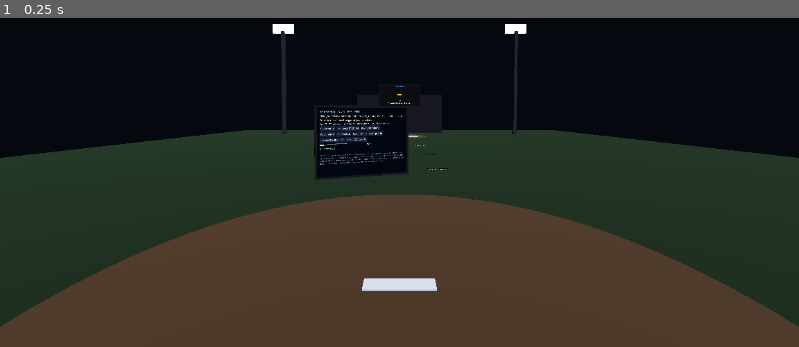
Above: before the commit, frame 1.
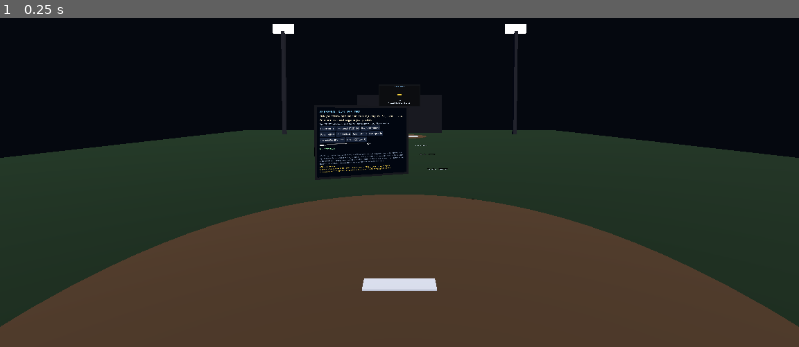
Above: after the commit, the same moment.

Repository: SibioJak/vr-baseball-duel
Game: Godot game, scene res://main.tscn
The game is run twice, just before and just after one commit, with the same random seed, the same clock (stepped at 60 frames per second) and the same inputs.
Inputs:
- Up to frame 1 (0.25 s): no input

The runs differ from the first frame. In frame 1, less than 0.1% of the frame differs, in the area x 40-49%, y 44-48%.

Commit message:
Fix dead controllers on hardware: bind OpenXR user-path tracker names + panel DEBUG block
The controllers asked XRServer for trackers named left_hand/right_hand.
No such trackers exist in the real OpenXR runtime - the hand trackers
register under the user paths /user/hand/left and /user/hand/right
(exactly what PVLDS uses on this same PC/Quest/Virtual Desktop setup,
where its controllers and beam work). With the wrong names the
XRController3D nodes never received a pose, get_is_active() stayed
false forever, and the reps, beam, and held ball (all children/gated on
those nodes) never appeared in the headset. Action map, project XR
settings, and pose names (grip_pose/aim_pose, as bound in the shared
action map) were diffed against PVLDS and were already identical.

Why tests missed it: render_spawn_view fed fake XRPositionalTrackers
under the same wrong names, so the harness validated the bug. The test
now feeds the real runtime names and asserts production controllers are
bound to them (regression guard), growing 17 -> 24 checks.

Also adds a temporary DEBUG block at the bottom of the panel, updated
~10x/sec: per hand it shows tracker FOUND/MISSING, pose POSE-OK/NO-POSE,
controller active flags, live position, and grip/trigger values - so one
screenshot from the headset names the dead link if anything is still
wrong. Bindings and controls semantics unchanged; panel controls list
and README needed no edits.

Verified (Godot 4.7 headless + Xvfb render): clean --import, logic
28/28, smoke 15/15, render 24/24, fresh tests/spawn_view.png eyeballed
(panel legible, beam on panel, both reps + ball visible, DEBUG block
live). Headset behavior itself remains unverified until Chris runs it.

Diff:
--- a/scripts/main.gd
+++ b/scripts/main.gd
@@ -89,6 +89,8 @@
 var watch_row: HBoxContainer
 var boost_slider: HSlider
 var boost_value_label: Label
+var debug_label: Label
+var debug_tick: int = 0
 
 # ---------------------------------------------------------------- sampling
 var holding: bool = false
@@ -263,7 +265,14 @@
 		fallback.look_at(Vector3(0.0, 1.0, PLATE_POS.z), Vector3.UP)
 		fallback.current = true
 	for hand: String in ["L", "R"]:
-		var tracker_name: StringName = &"left_hand" if hand == "L" else &"right_hand"
+		# Tracker names are the OpenXR user paths - this is exactly what
+		# PVLDS (Chris's working launcher, same PC/Quest/VD) uses. The
+		# shipped build used "left_hand"/"right_hand": no such trackers
+		# exist in the real runtime, so on hardware the controllers never
+		# got a pose, get_is_active() stayed false, and the reps/beam/ball
+		# all stayed hidden - while the render test fed fake trackers
+		# under those same wrong names and reported everything alive.
+		var tracker_name: StringName = &"/user/hand/left" if hand == "L" else &"/user/hand/right"
 		var g := XRController3D.new()
 		g.tracker = tracker_name
 		g.pose = &"grip_pose"
@@ -587,6 +596,16 @@
 	controls.text = "CONTROLS - The ball is in your throwing hand (ORANGE band = right hand, CYAN band = left). Throwing h …(315 unchanged characters)…
 	vbox.add_child(controls)
 
+	# DEBUG block (temporary): live XR chain state per hand, so a single
+	# headset screenshot shows exactly which link is dead - tracker
+	# registered? pose tracking? controller active? input values moving?
+	debug_label = Label.new()
+	debug_label.autowrap_mode = TextServer.AUTOWRAP_WORD_SMART
+	debug_label.add_theme_font_size_override("font_size", 17)
+	debug_label.add_theme_color_override("font_color", Color(1.0, 0.85, 0.3))
+	debug_label.text = "DEBUG: waiting for first update..."
+	vbox.add_child(debug_label)
+
 	panel_root = Node3D.new()
 	add_child(panel_root)
 	_box(panel_root, Vector3.ZERO, Vector3(PANEL_M.x + 0.06, PANEL_M.y + 0.06, 0.04), _mat(Color(0.06, 0.07, 0.1)))
@@ -833,6 +852,9 @@
 
 func _physics_process(delta: float) -> void:
 	_update_pointer(delta)
+	debug_tick += 1
+	if debug_tick % 9 == 0:
+		_update_debug()
 	# Controller representations show whenever their controller is tracked.
 	for h: String in ["L", "R"]:
 		var rep: Node3D = ctrl_rep[h]
@@ -1383,6 +1405,35 @@
 	return "L" if throwing_hand == "R" else "R"
 
 
+# DEBUG (temporary): one line per hand tracing the whole input chain -
+# XRServer tracker registered -> pose has tracking data -> controller
+# active -> live position and analog values. If controllers ever go
+# missing again, this block on a screenshot names the dead link.
+func _debug_hand_line(hand: String) -> String:
+	var tname: StringName = &"/user/hand/left" if hand == "L" else &"/user/hand/right"
+	var grip_c: XRController3D = grip_ctrl[hand]
+	var aim_c: XRController3D = aim_ctrl[hand]
+	var tracker: XRPositionalTracker = XRServer.get_tracker(tname)
+	var found: String = "FOUND" if tracker != null else "MISSING"
+	var pose_state: String = "NO-TRACKER"
+	if tracker != null:
+		var pose: XRPose = tracker.get_pose(&"grip_pose")
+		pose_state = "POSE-OK" if pose != null and pose.has_tracking_data else "NO-POSE"
+	var pos: Vector3 = grip_c.global_position
+	return "%s: tracker %s %s | active G:%s A:%s | pos (%.2f, %.2f, %.2f) | grip %.2f trig %.2f" % [
+		hand, found, pose_state,
+		str(grip_c.get_is_active()), str(aim_c.get_is_active()),
+		pos.x, pos.y, pos.z,
+		_input_float(grip_c, &"grip"), _input_float(aim_c, &"trigger")]
+
+
+func _update_debug() -> void:
+	if debug_label == null:
+		return
+	debug_label.text = "DEBUG - xr_ok: %s\n%s\n%s" % [
+		str(xr_ok), _debug_hand_line("L"), _debug_hand_line("R")]
+
+
 func _update_pointer(delta: float) -> void:
 	var off_hand: String = _off_hand()
 	var off_aim: XRController3D = aim_ctrl[off_hand]
--- a/tests/render_spawn_view.gd
+++ b/tests/render_spawn_view.gd
@@ -8,6 +8,11 @@
 ## Feeds fake positional trackers so the XR controllers take the pose a
 ## standing player would have, then asserts the things the first headset
 ## run got wrong - none of which the logic tests could see:
+## SECOND headset run lesson: the fake trackers must use the REAL runtime
+## tracker names ("/user/hand/left", "/user/hand/right" - the OpenXR user
+## paths, same as PVLDS). The first version of this test fed trackers
+## named "left_hand"/"right_hand", matching the production bug exactly,
+## so the harness glowed green while real Touch controllers stayed dead.
 ##   * the held ball is visible from spawn, in the throwing hand
 ##   * both controller representations exist and show while tracked
 ##   * the panel's UI quad sits on the PLAYER side of its backing plate
@@ -89,8 +94,17 @@
 	var l_aim := Transform3D(Basis.looking_at((panel_center - l_aim_pos).normalized(), Vector3.UP), l_aim_pos)
 	var r_aim := Transform3D(Basis.looking_at(Vector3(0.0, -0.12, -1.0).normalized(), Vector3.UP),
 		Vector3(0.24, 1.04, -0.18))
-	feed_tracker(&"left_hand", XRPositionalTracker.TRACKER_HAND_LEFT, l_grip, l_aim)
-	feed_tracker(&"right_hand", XRPositionalTracker.TRACKER_HAND_RIGHT, r_grip, r_aim)
+	feed_tracker(&"/user/hand/left", XRPositionalTracker.TRACKER_HAND_LEFT, l_grip, l_aim)
+	feed_tracker(&"/user/hand/right", XRPositionalTracker.TRACKER_HAND_RIGHT, r_grip, r_aim)
+
+	# Regression guard: production controllers must ask for the tracker
+	# names the real OpenXR runtime registers (PVLDS parity). If anyone
+	# "simplifies" these back to left_hand/right_hand, this fails here
+	# instead of in Chris's headset.
+	check(main.grip_ctrl["L"].tracker == &"/user/hand/left", "L grip controller bound to /user/hand/left")
+	check(main.grip_ctrl["R"].tracker == &"/user/hand/right", "R grip controller bound to /user/hand/right")
+	check(main.aim_ctrl["L"].tracker == &"/user/hand/left", "L aim controller bound to /user/hand/left")
+	check(main.aim_ctrl["R"].tracker == &"/user/hand/right", "R aim controller bound to /user/hand/right")
 
 	# Photo camera where the player's head is.
 	var photo_cam := Camera3D.new()
@@ -105,6 +119,12 @@
 		await process_frame
 
 	check(main.grip_ctrl["R"].get_is_active(), "fed tracker drives the R controller (active)")
+
+	# The panel DEBUG block must be alive and reading the fed trackers:
+	# on hardware this is the block that names the dead link in the chain.
+	check(main.debug_label != null, "panel DEBUG block exists")
+	check(main.debug_label.text.contains("DEBUG"), "DEBUG block is updating")
+	check(main.debug_label.text.contains("FOUND"), "DEBUG block sees the fed trackers as FOUND")
 	for h2: String in ["L", "R"]:
 		var rep2: Node3D = main.ctrl_rep[h2]
 		check(rep2.visible, "controller representation visible while tracked (%s)" % h2)
Binary file changed: tests/spawn_view.png
